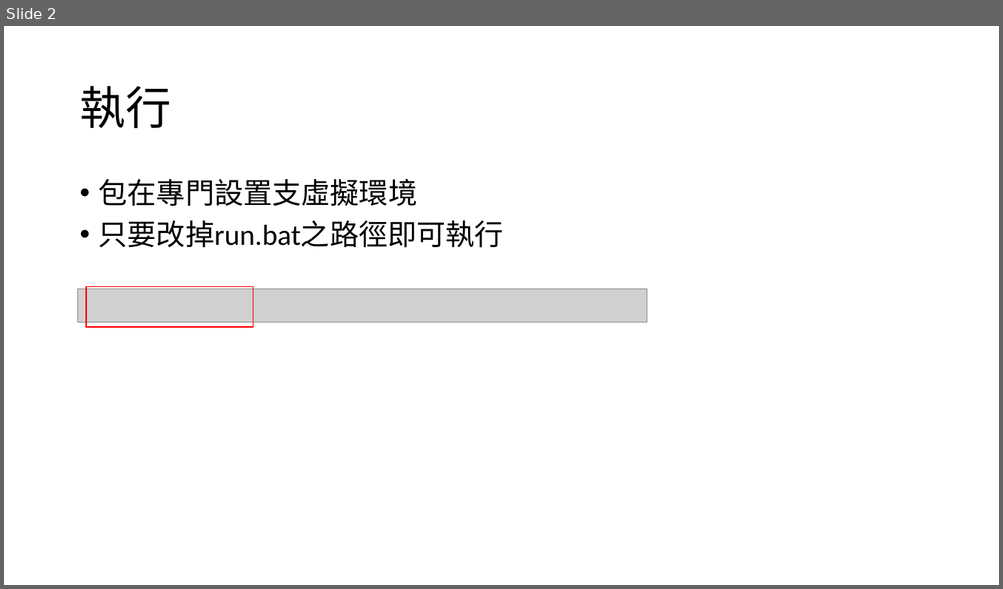
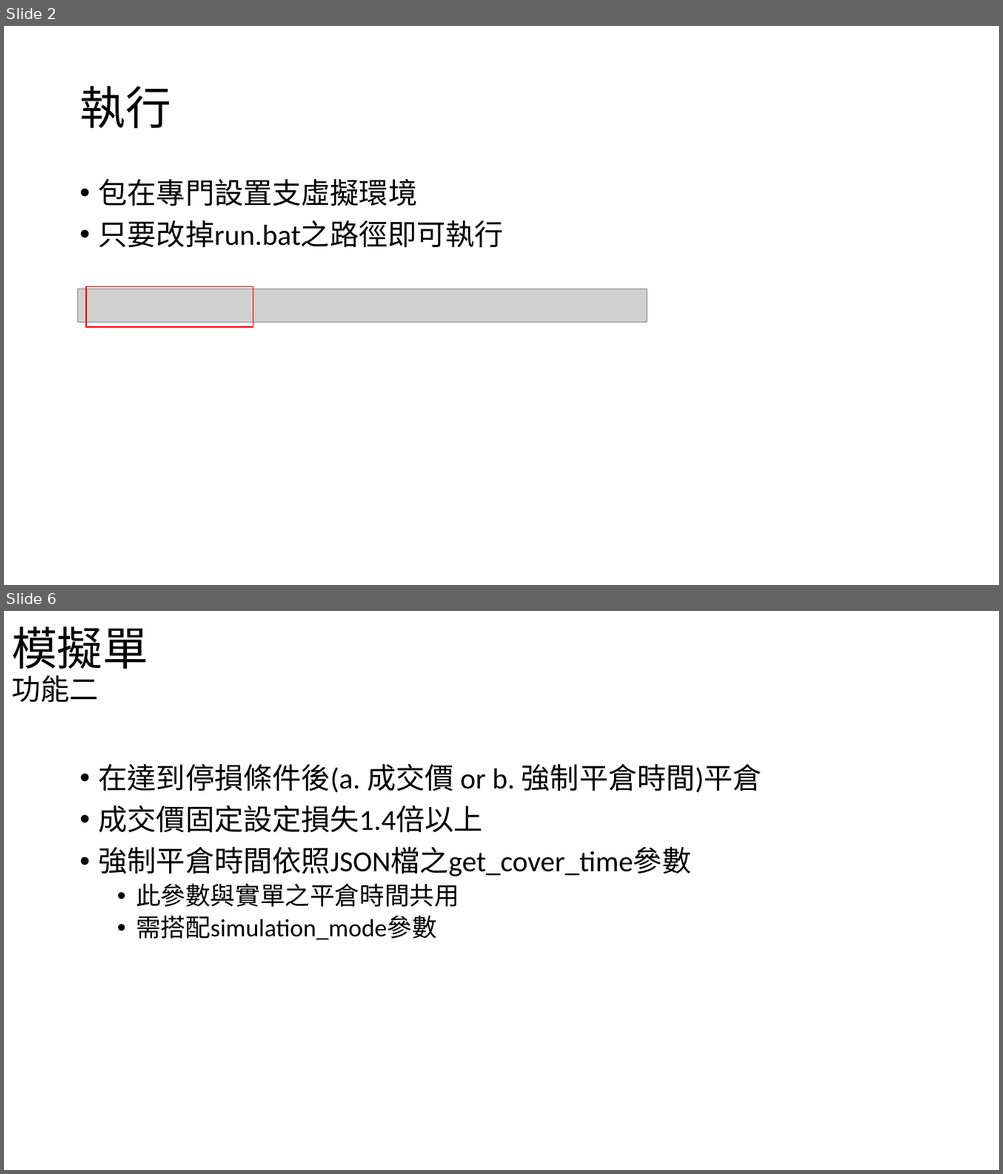
Before and after one commit to youthink0/shioaji-options, a slide deck: 選擇權自動化.pptx. Shown one above the other, each under a label of ours: slide 2 before the commit, slides 2 and 6 after it; the slides between them are not shown. The pictures are 1003x589 and 1003x1174 pixels, drawn with LibreOffice and Linux fonts; fonts in the diff are those of the drawing; grey boxes stand for pictures. Boxes give left, top, right and bottom in pixels: in the first picture for what was removed or moved away, otherwise in the second. Text is boxed around its words. In the diff, an @@ line names an element or a change of style, - is before the commit and + after.

Commit message:
Finish all cover test

```diff
--- a/選擇權自動化.pptx
+++ b/選擇權自動化.pptx
@@ slide 6 added at bbox=[4, 611, 999, 1170], background #FFFFFF @@
@@ text added at bbox=[11, 627, 148, 702], 44 pt, text #000000 @@
+模擬單
+功能二
@@ text added at bbox=[99, 764, 762, 940], 28 pt, text #000000 @@
+• 在達到停損條件後(a. 成交價 or b. 強制平倉時間)平倉
+• 成交價固定設定損失1.4倍以上
+• 強制平倉時間依照JSON檔之get_cover_time參數
+  • 此參數與實單之平倉時間共用
+  • 需搭配simulation_mode參數
```
Also in this commit, not shown: 2 slides changed, 8 other slides added, 9 other files.
